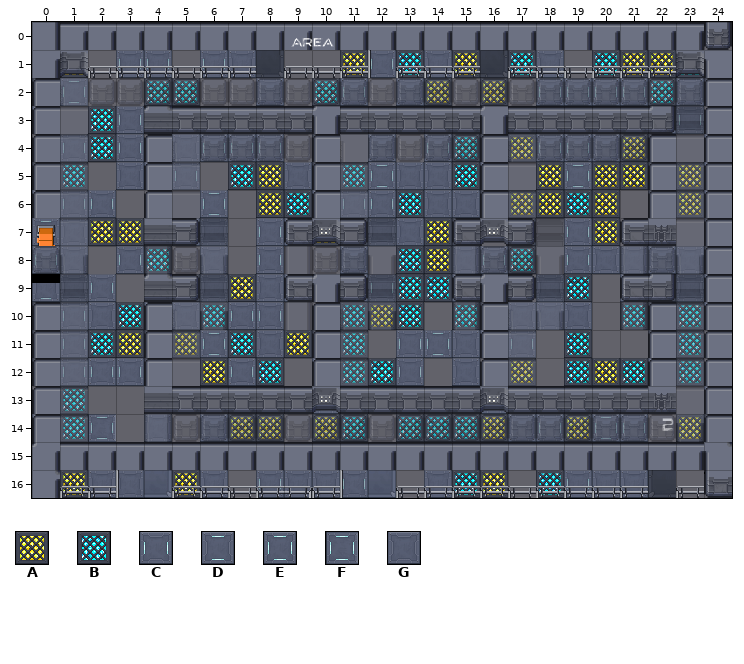
Level history. Tiled map: cocos/Code/assets/resources/map/map_1-2-N-2.tmx. This is how it looked before the edit.
Cells are 32x32 px. Shown: x 0..24, y 0..16. Tiles whose own drawing changed are shown in their newer look in all pictures.
Key: from "scifi_tileset_02": A 141, B 142, C 144, D 145, E 146, F 146 turned 90, G 147.
_ is an empty cell, # one hidden under a higher layer.
Layers that did not change in this view are not listed.
Layer "f" before, first column x 0:
 0 ####_#_#_############_#__
 1 #A_CC_CG___ACBGA#BG_BAAB#
 2 AE__BB__G_BC_GA_A_CCCCBGB
 3 G_BC_#####_##_##_###__CC_
 4 _CBC_GCCC_B_G_CBBACCGAA_C
 5 BB_GCC_BAGABEGGBC_AEAAAAC
 6 GCC___E_ABCCCBGGBAABA_BAG
 7 DGAA#GG_CCABGGAA_B_CA_#_A
 8 #G_CB_G_C__G_BAGCB_CGGGGA
 9 DGC_#AGAGG#CCBBC#_GB_GAGC
10 ACGBCGBCC__BAB_BAGGG_BBBG
11 ACBAAAEBGAAB_CEGCC_B__AB_
12 ACCCB_ACB_GBBC_G_A_BABGB_
13 _B__######C##_##C####_#_C
14 DBF_G_GAA_AB_BBBAGCAEC_AA
15 #_#####_########__###__##
16 _AGG#AG_CGGC__GBA_BCGG___
After the commit:
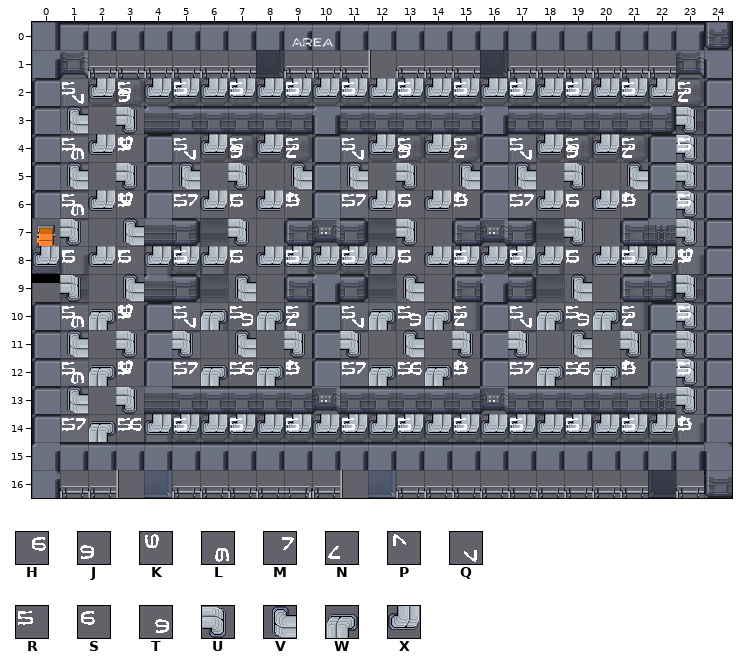
Further tiles: from "scifi_tileset_02": H 158, J 158 turned 180, K 158 turned 270, L 158 turned 90, M 159, N 159 turned 180, P 159 turned 270, Q 159 turned 90, R 167, S 168, T 168 turned 180, U 178, V 178 turned 180, W 178 turned 270, X 178 turned 90.
Tiles of an added or newly shown layer are drawn over the layers below it.
From old to new:
Layer "f":
y 1: x 1 A -> _; x 3..4 CC -> __; x 6..7 CG -> __; x 11..15 ACBGA -> _____; x 17..18 BG -> __; x 20..23 BAAB -> ____
y 2: x 1 E -> _; x 4..5 BB -> __; x 8 G -> _; x 10..11 BC -> __; x 13..14 GA -> __; x 16 A -> _; x 18..23 CCCCBG -> ______
y 3: x 2..3 BC -> __; x 23 C -> _
y 4: x 1..3 CBC -> ___; x 5..8 GCCC -> ____; x 12 G -> _; x 14..15 CB -> __; x 17..21 ACCGA -> _____
y 5: x 1 B -> _; x 3 G -> _; x 5 C -> _; x 7..9 BAG -> ___; x 11..15 BEGGB -> _____; x 18..21 AEAA -> ____; x 23 A -> _
y 6: x 1..2 CC -> __; x 6 E -> _; x 8..9 AB -> __; x 11..15 CCBGG -> _____; x 17..20 AABA -> ____; x 23 A -> _
y 7: x 0..3 DGAA -> ____; x 5..6 GG -> __; x 8..15 CCABGGAA -> ________; x 17 B -> _; x 19..20 CA -> __
y 8: x 1 G -> _; x 3..4 CB -> __; x 6 G -> _; x 8 C -> _; x 11 G -> _; x 13..17 BAGCB -> _____; x 19..23 CGGGG -> _____
y 9: x 0..2 DGC -> ___; x 5..9 AGAGG -> _____; x 11..15 CCBBC -> _____; x 18..19 GB -> __; x 21 G -> _; x 23 G -> _
y 10: x 1..3 CGB -> ___; x 5..8 GBCC -> ____; x 11..13 BAB -> ___; x 15 B -> _; x 17..19 GGG -> ___; x 21 B -> _; x 23 B -> _
y 11: x 1..3 CBA -> ___; x 5..9 AEBGA -> _____; x 11 B -> _; x 13..15 CEG -> ___; x 17 C -> _; x 19 B -> _; x 23 B -> _
y 12: x 1..3 CCC -> ___; x 6..8 ACB -> ___; x 11..13 BBC -> ___; x 15 G -> _; x 17 A -> _; x 19..21 BAB -> ___; x 23 B -> _
y 13: x 1 B -> _; x 10 C -> _; x 16 C -> _
y 14: x 1..2 BF -> __; x 4 G -> _; x 6..8 GAA -> ___; x 10..11 AB -> __; x 13..21 BBBAGCAEC -> _________; x 23 A -> _
y 16: x 1..3 AGG -> ___; x 5..6 AG -> __; x 8..11 CGGC -> ____; x 14..16 GBA -> ___; x 18..21 BCGG -> ____
Layer "Tile Layer 5" (added):
y 2: x 1..23 _______________________ -> QXJXXXXXXXXXXXXXXXXXXXN
y 3: x 1 _ -> V; x 3 _ -> U; x 23 _ -> U
y 4: x 1..3 ___ -> LXK; x 5..9 _____ -> QXJXN; x 11..15 _____ -> QXJXN; x 17..21 _____ -> QXJXN; x 23 _ -> U
y 5: x 1 _ -> V; x 3 _ -> U; x 5 _ -> V; x 7 _ -> U; x 9 _ -> V; x 11 _ -> V; x 13 _ -> U; x 15 _ -> V; x 17 _ -> V; x 19 _ -> U; x 21 _ -> V; x 23 _ -> U
y 6: x 1..3 ___ -> LXK; x 5..9 _____ -> MXSXP; x 11..15 _____ -> MXSXP; x 17..21 _____ -> MXSXP; x 23 _ -> U
y 7: x 1 _ -> U; x 3 _ -> V; x 7 _ -> U; x 13 _ -> U; x 19 _ -> U; x 23 _ -> U
y 8: x 0..23 ________________________ -> XSXSXXXSXXXXXSXXXXXSXXXK
y 9: x 1 _ -> U; x 3 _ -> V; x 7 _ -> V; x 13 _ -> V; x 19 _ -> V; x 23 _ -> U
y 10: x 1..3 ___ -> LWK; x 5..9 _____ -> QWTWN; x 11..15 _____ -> QWTWN; x 17..21 _____ -> QWTWN; x 23 _ -> U
y 11: x 1 _ -> V; x 3 _ -> U; x 5 _ -> U; x 7 _ -> V; x 9 _ -> U; x 11 _ -> U; x 13 _ -> V; x 15 _ -> U; x 17 _ -> U; x 19 _ -> V; x 21 _ -> U; x 23 _ -> U
y 12: x 1..3 ___ -> LWK; x 5..9 _____ -> MWHWP; x 11..15 _____ -> MWHWP; x 17..21 _____ -> MWHWP; x 23 _ -> U
y 13: x 1 _ -> V; x 3 _ -> U; x 23 _ -> U
y 14: x 1..23 _______________________ -> MWHXXXXXXXXXXXXXXXXXXXP
Layer "Tile Layer 6" (added):
y 2: x 1 _ -> R; x 3 _ -> R; x 5 _ -> R; x 7 _ -> R; x 9 _ -> R; x 11 _ -> R; x 13 _ -> R; x 15 _ -> R; x 17 _ -> R; x 19 _ -> R; x 21 _ -> R; x 23 _ -> R
y 4: x 1 _ -> R; x 3 _ -> R; x 5 _ -> R; x 7 _ -> R; x 9 _ -> R; x 11 _ -> R; x 13 _ -> R; x 15 _ -> R; x 17 _ -> R; x 19 _ -> R; x 21 _ -> R; x 23 _ -> R
y 6: x 1 _ -> R; x 3 _ -> R; x 5 _ -> R; x 7 _ -> R; x 9 _ -> R; x 11 _ -> R; x 13 _ -> R; x 15 _ -> R; x 17 _ -> R; x 19 _ -> R; x 21 _ -> R; x 23 _ -> R
y 8: x 1 _ -> R; x 3 _ -> R; x 5 _ -> R; x 7 _ -> R; x 9 _ -> R; x 11 _ -> R; x 13 _ -> R; x 15 _ -> R; x 17 _ -> R; x 19 _ -> R; x 21 _ -> R; x 23 _ -> R
y 10: x 1 _ -> R; x 3 _ -> R; x 5 _ -> R; x 7 _ -> R; x 9 _ -> R; x 11 _ -> R; x 13 _ -> R; x 15 _ -> R; x 17 _ -> R; x 19 _ -> R; x 21 _ -> R; x 23 _ -> R
y 12: x 1 _ -> R; x 3 _ -> R; x 5 _ -> R; x 7 _ -> R; x 9 _ -> R; x 11 _ -> R; x 13 _ -> R; x 15 _ -> R; x 17 _ -> R; x 19 _ -> R; x 21 _ -> R; x 23 _ -> R
y 14: x 1 _ -> R; x 3 _ -> R; x 5 _ -> R; x 7 _ -> R; x 9 _ -> R; x 11 _ -> R; x 13 _ -> R; x 15 _ -> R; x 17 _ -> R; x 19 _ -> R; x 21 _ -> R; x 23 _ -> R
